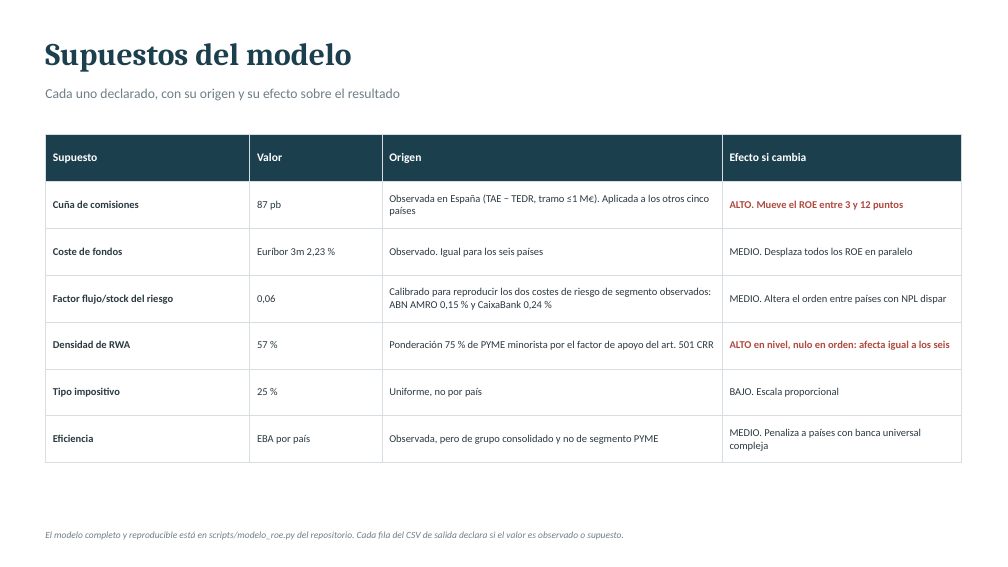
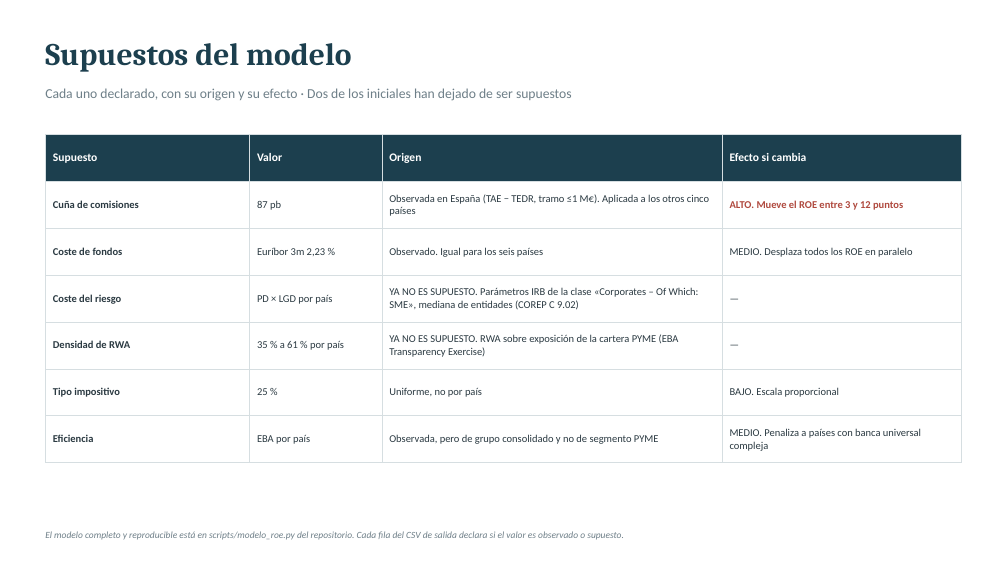
Before and after one commit to agomez2812-lang/sturdy-barnacle, a slide deck: slide 18 of pres/rentabilidad_pyme.pptx (slide 15 before the commit). Drawn at 1008x567 pixels with LibreOffice and Linux fonts; fonts in the diff are those of the drawing. Boxes give left, top, right and bottom in pixels: in the first picture for what was removed or moved away, otherwise in the second. Text is boxed around its words. In the diff, an @@ line names an element or a change of style, - is before the commit and + after.

```diff
--- a/pres/rentabilidad_pyme.pptx
+++ b/pres/rentabilidad_pyme.pptx
@@ text at (x1=45, y1=88, x2=572, y2=101): text changed @@
-Cada uno declarado, con su origen y su efecto sobre el resultado
+Cada uno declarado, con su origen y su efecto · Dos de los iniciales han dejado de ser supuestos
@@ table at (x1=45, y1=135, x2=962, y2=455) @@
-row 4: Factor flujo/stock del riesgo | 0,06 | Calibrado para reproducir los dos costes de riesgo de segmento observados: ABN AMRO 0,15 % y CaixaBank 0,24 % | MEDIO. Altera el orden entre países con NPL dispar
+row 4: Coste del riesgo | PD × LGD por país | YA NO ES SUPUESTO. Parámetros IRB de la clase «Corporates – Of Which: SME», mediana de entidades (COREP C 9.02) | —
-row 5: Densidad de RWA | 57 % | Ponderación 75 % de PYME minorista por el factor de apoyo del art. 501 CRR | ALTO en nivel, nulo en orden: afecta igual a los seis
+row 5: Densidad de RWA | 35 % a 61 % por país | YA NO ES SUPUESTO. RWA sobre exposición de la cartera PYME (EBA Transparency Exercise) | —
```
Also in this commit, not shown: 8 other slides changed, 3 slides added, 10 other files.
